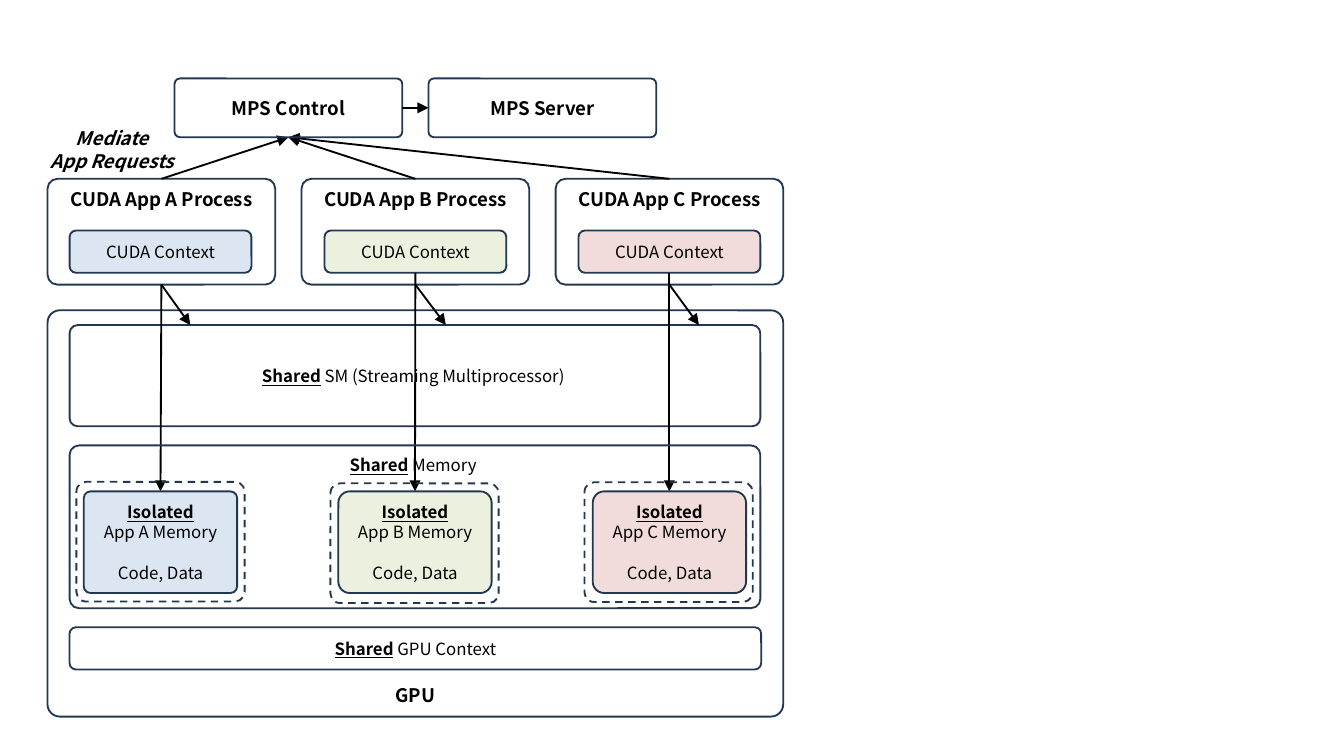
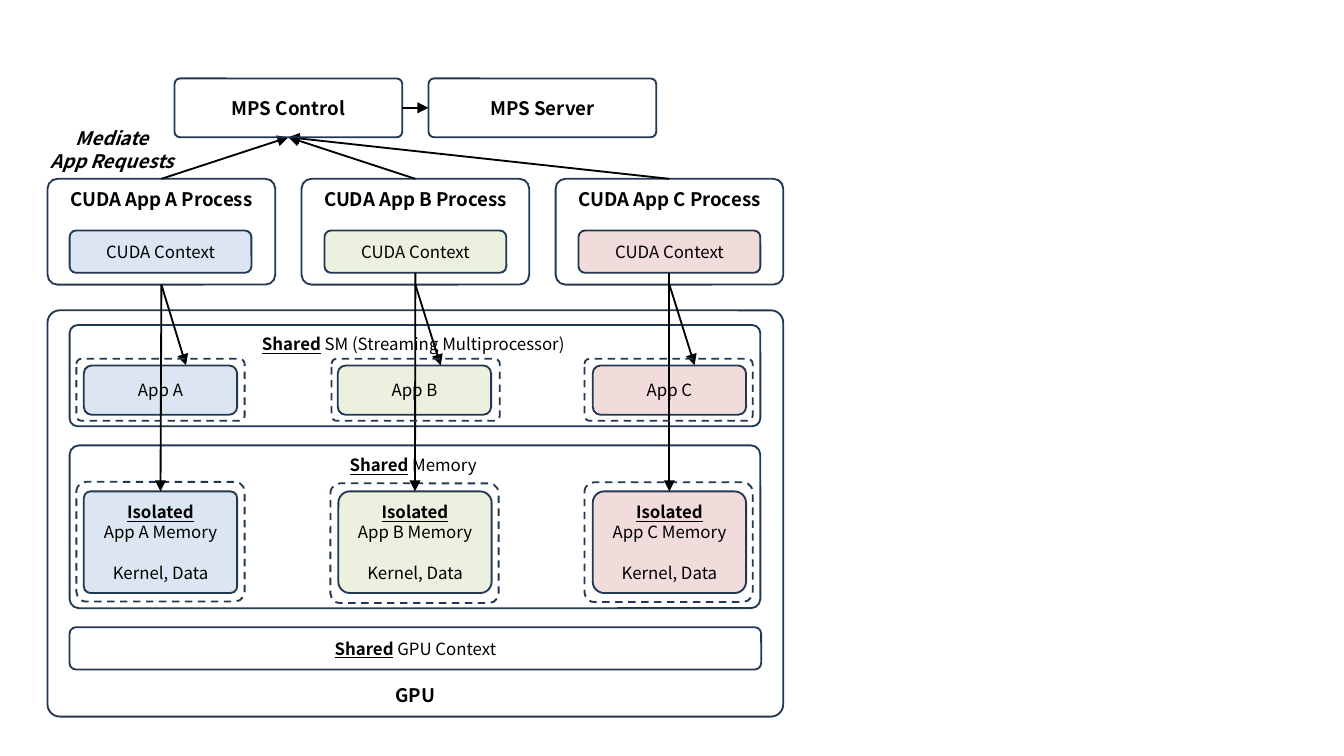
Before and after one commit to ssup2/blog-software, a slide deck: slide 6 of content/docs/theory-analysis/nvidia-gpu-sharing/images/images.pptx. Drawn at 1344x756 pixels with LibreOffice and Linux fonts; fonts in the diff are those of the drawing. Boxes give left, top, right and bottom in pixels: in the first picture for what was removed or moved away, otherwise in the second. Text is boxed around its words. In the diff, an @@ line names an element or a change of style, - is before the commit and + after.

```diff
--- a/content/docs/theory-analysis/nvidia-gpu-sharing/images/images.pptx
+++ b/content/docs/theory-analysis/nvidia-gpu-sharing/images/images.pptx
@@ arrow moved from (161, 285) - (191, 325) to (161, 285) - (185, 366) @@
@@ arrow moved from (415, 285) - (446, 325) to (415, 285) - (441, 366) @@
@@ arrow moved from (669, 285) - (699, 325) to (669, 285) - (695, 366) @@
@@ rounded rectangle "Shared SM (Streaming Multiprocessor)" at (70,325,761,426): vertical alignment middle to top @@
@@ rounded rectangle added at (77,359,245,421), outline #233953 1 pt dashed @@
@@ rounded rectangle added at (332,359,500,421), outline #233953 1 pt dashed @@
@@ rounded rectangle added at (585,359,753,421), outline #233953 1 pt dashed @@
@@ rounded rectangle added at (83,366,237,415), fill #DCE6F2, outline #233953 1 pt, 9 pt, text #000000 @@
+App A
@@ rounded rectangle added at (337,366,491,415), fill #EBF1DE, outline #233953 1 pt, 9 pt, text #000000 @@
+App B
@@ rounded rectangle added at (593,366,746,415), fill #F2DCDB, outline #233953 1 pt, 9 pt, text #000000 @@
+App C
@@ text in rounded rectangle at (113,565,208,582): text changed @@
-Code, Data
+Kernel, Data
@@ text in rounded rectangle at (367,565,463,582): text changed @@
-Code, Data
+Kernel, Data
@@ text in rounded rectangle at (622,565,717,582): text changed @@
-Code, Data
+Kernel, Data
```
Also in this commit, not shown: 4 other slides changed, 6 other files.
